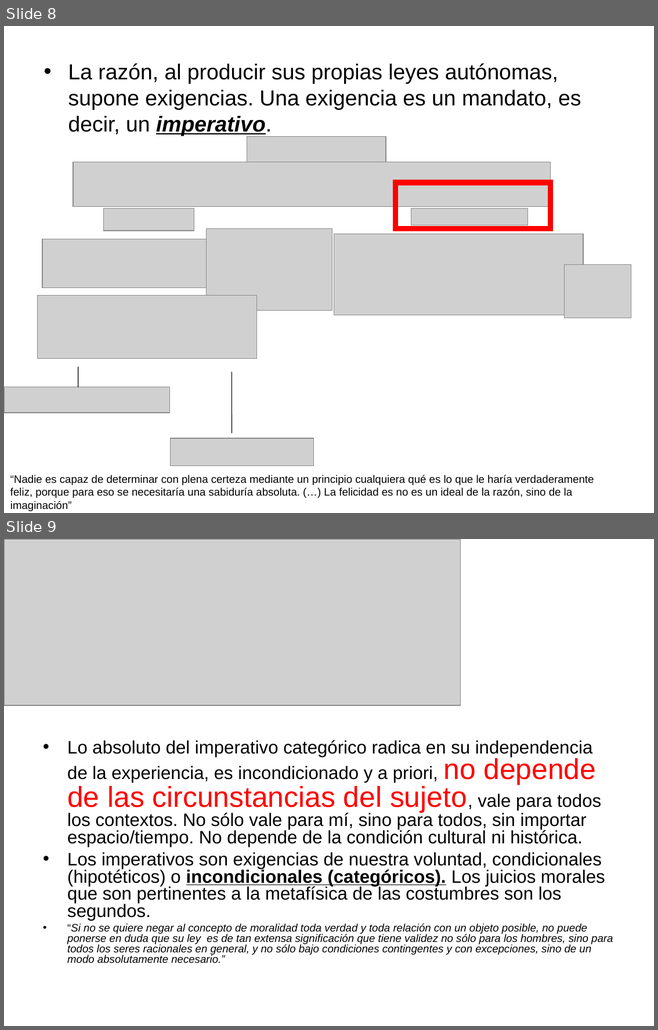
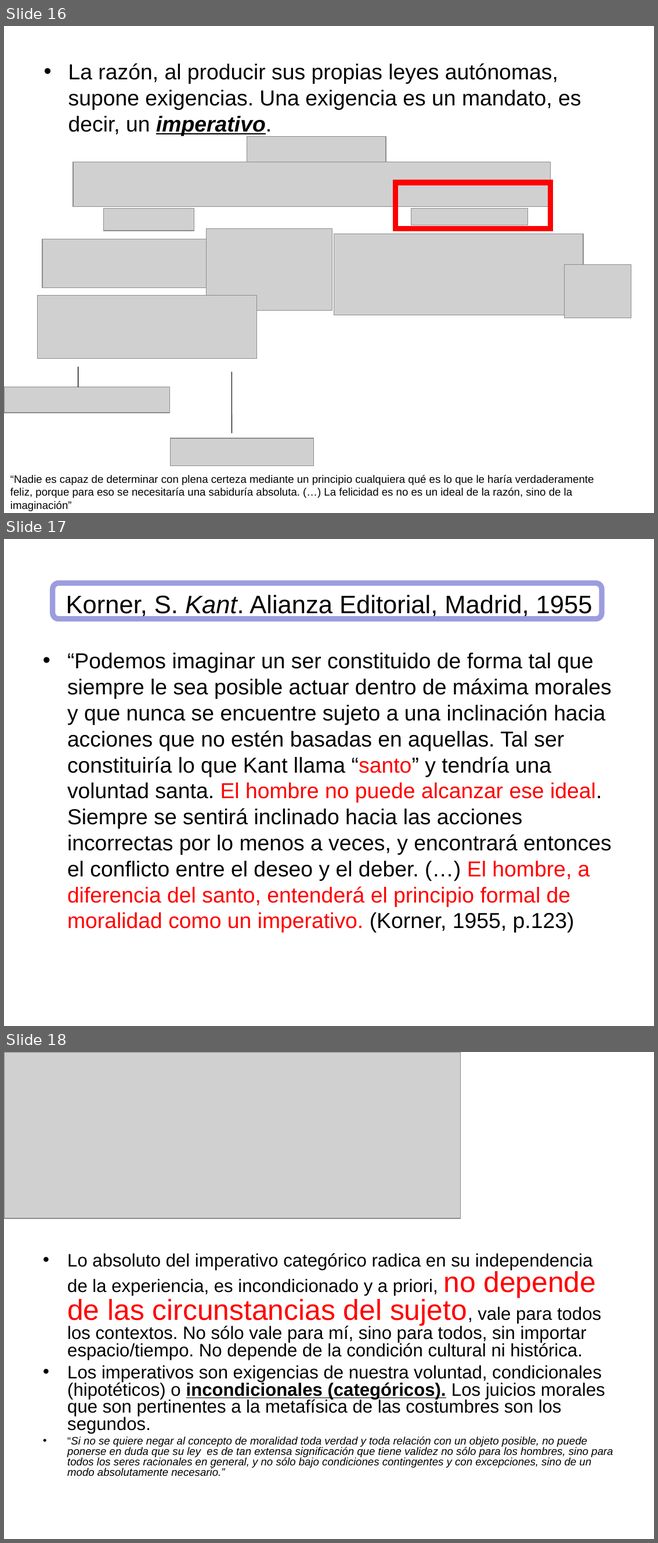
Before and after one commit to zaboltar/zaboltar.github.io, a slide deck: assets uarm/2023 1 UarmPCrit/kant fmc.ppt. Shown one above the other, each under a label of ours: slides 8 and 9 before the commit, slides 16, 17 and 18 after it. The pictures are 658x1030 and 658x1543 pixels, drawn with LibreOffice and Linux fonts; fonts in the diff are those of the drawing; grey boxes stand for pictures. Boxes give left, top, right and bottom in pixels: in the first picture for what was removed or moved away, otherwise in the second. Text is boxed around its words. In the diff, an @@ line names an element or a change of style, - is before the commit and + after.

Commit message:
kantFMC

```diff
--- a/assets uarm/2023 1 UarmPCrit/kant fmc.ppt
+++ b/assets uarm/2023 1 UarmPCrit/kant fmc.ppt
@@ slide 17 added at (x1=4, y1=539, x2=654, y2=1026), background #FFFFFF @@
@@ rounded rectangle added at (x1=53, y1=583, x2=601, y2=619), outline #9C9CDF 6.01 pt @@
@@ text added at (x1=66, y1=595, x2=592, y2=618), 28 pt, text #000000 @@
+Korner, S. Kant. Alianza Editorial, Madrid, 1955
@@ text added at (x1=67, y1=653, x2=611, y2=933), 24 pt, text #000000 @@
+• “Podemos imaginar un ser constituido de forma tal que siempre le sea posible actuar dentro de máxima morales y que nunca se encuentre sujeto a una inclinación hacia acciones que no estén basadas en aquellas. Tal ser constituiría lo que Kant llama “santo” y tendría una voluntad santa. El hombre no puede alcanzar ese ideal. Siempre se sentirá inclinado hacia las acciones incorrectas por lo menos a veces, y encontrará entonces el conflicto entre el deseo y el deber. (…) El hombre, a diferencia del santo, entenderá el principio formal de moralidad como un imperativo. (Korner, 1955, p.123)
@@ what was slide 8 is now slide 16 @@
@@ what was slide 9 is now slide 18 @@
```
Also in this commit, not shown: 6 slides changed, 22 other slides added, 6 other files.
